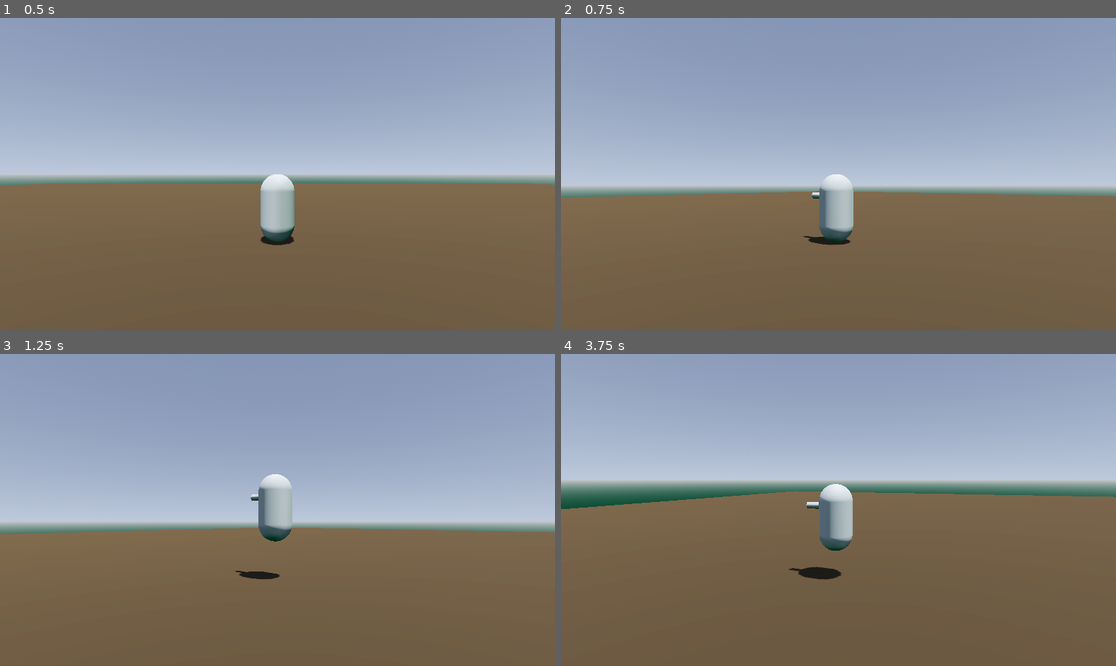
Above: before the commit, frames 1-4 (two rows, left to right).
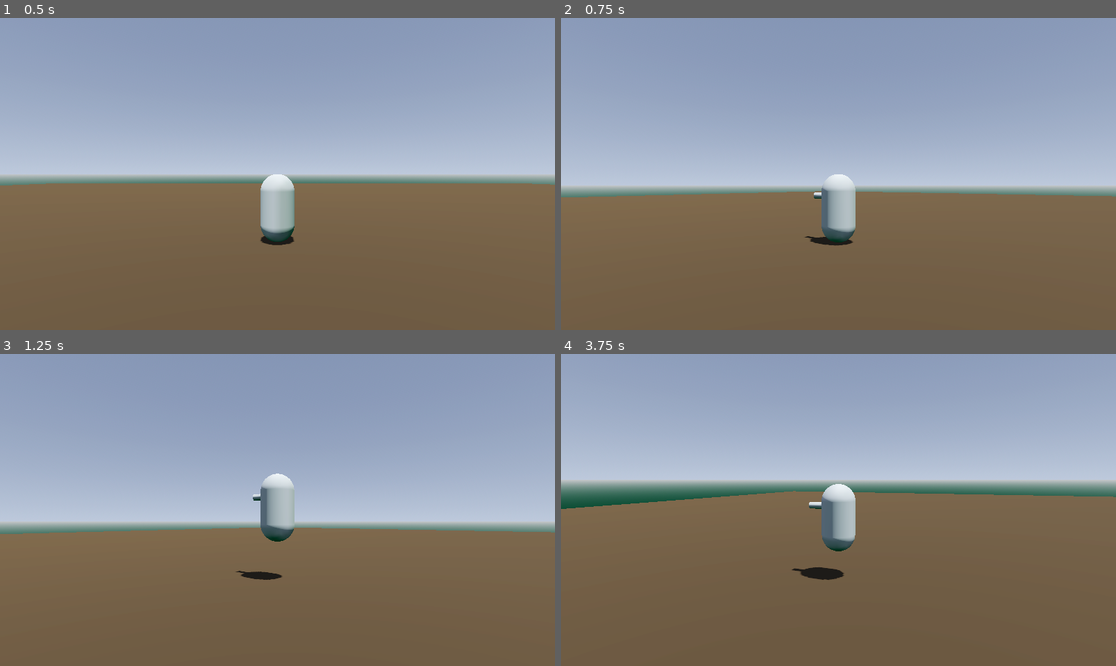
Above: after the commit, the same moments.

Repository: annasohva/PonyJump
Game: Godot game, scene res://game/main.tscn
Two runs of this game, one before a commit and one after it. Both use one fixed random seed, a clock stepped at 60 frames per second and the inputs below.
Inputs (mouse positions are in pixels of both pictures, inside the frame that each line leads up to):
- Up to frame 1 (0.5 s): no input
- Up to frame 2 (0.75 s): tap Enter at 0.5 s; move the mouse to (866, 174) at 0.52 s; hold W (forward) from 0.53 s (still down)
- Up to frame 3 (1.25 s): keep holding W (forward); tap Space (jump) at 0.77 s
- Up to frame 4 (3.75 s): keep holding W (forward); move the mouse to (810, 510) at 1.27 s; tap Space (jump) at 1.52, 2, 3.02 s; move the mouse to (849, 503) at 2.02 s; move the mouse to (832, 516) at 2.77 s; move the mouse to (877, 513) at 3.52 s

Frame 1 is identical in both runs. In frame 2, 0.3% of the frame differs, in the area x 0-54%, y 50-74%; in frame 3, 0.2%; in frame 4, 0.4%, in the area x 1-93%, y 41-73%.

Commit message:
Added acceleration/deceleration to gait changes and fixed camera jitter bug

Diff:
--- a/actors/horse/horse.gd
+++ b/actors/horse/horse.gd
@@ -20,7 +20,10 @@
 
 var camera_rotation: Vector2 = Vector2.ZERO
 
-var speed := 0
+var gait_speed: int = 0
+var speed: float = 0
+var acceleration: float = .5
+
 var current_gait: Gaits = Gaits.Stop
 
 
@@ -48,17 +51,17 @@
 func adjust_speed():
 	match current_gait:
 		Gaits.Back:
-			speed = -3
+			gait_speed = -3
 		Gaits.Stop:
-			speed = 0
+			gait_speed = 0
 		Gaits.Walk:
-			speed = 5
+			gait_speed = 5
 		Gaits.Trot:
-			speed = 10
+			gait_speed = 10
 		Gaits.Canter:
-			speed = 15
+			gait_speed = 15
 		Gaits.Gallop:
-			speed = 20
+			gait_speed = 20
 
 
 func _physics_process(delta: float) -> void:
@@ -70,6 +73,19 @@
 	if Input.is_action_just_pressed("jump") and is_on_floor():
 		velocity.y = JUMP_VELOCITY
 
+	#Handle movement
+	var turn_dir := Input.get_axis("left", "right")
+	if turn_dir:
+		rotate_y(-deg_to_rad(turn_dir * TURNING_SPEED))
+
+	speed = move_toward(speed, gait_speed, acceleration)
+
+	var direction := -transform.basis.z.normalized() * speed
+	velocity.x = direction.x
+	velocity.z = direction.z
+
+	move_and_slide()
+
 	# Rotate and move camera
 	spring_arm.rotation_degrees.x = camera_rotation.x * CAMERA_SPEED
 	spring_arm.rotation.x = clamp(spring_arm.rotation.x, -PI/4, PI/4)
@@ -77,14 +93,3 @@
 	pivot.global_position.x = global_position.x
 	pivot.global_position.z = global_position.z
 	if is_on_floor(): pivot.global_position.y = global_position.y + 2
-
-	#Handle movement
-	var turn_dir := Input.get_axis("left", "right")
-	if turn_dir:
-		rotate_y(-deg_to_rad(turn_dir * TURNING_SPEED))
-
-	var direction := -transform.basis.z.normalized() * speed
-	velocity.x = direction.x
-	velocity.z = direction.z
-
-	move_and_slide()
--- a/actors/horse/horse.tscn
+++ b/actors/horse/horse.tscn
@@ -27,6 +27,7 @@
 top_level = true
 
 [node name="SpringArm3D" type="SpringArm3D" parent="Pivot"]
+collision_mask = 4
 spring_length = 8.0
 
 [node name="Camera3D" type="Camera3D" parent="Pivot/SpringArm3D"]
